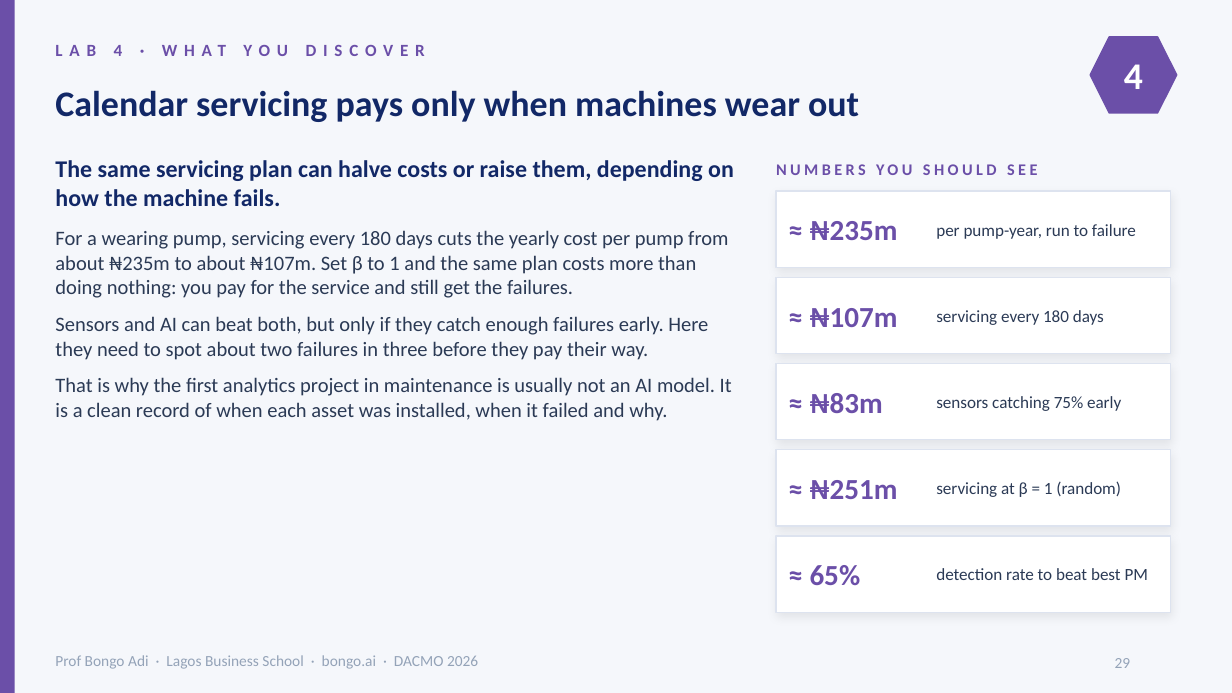
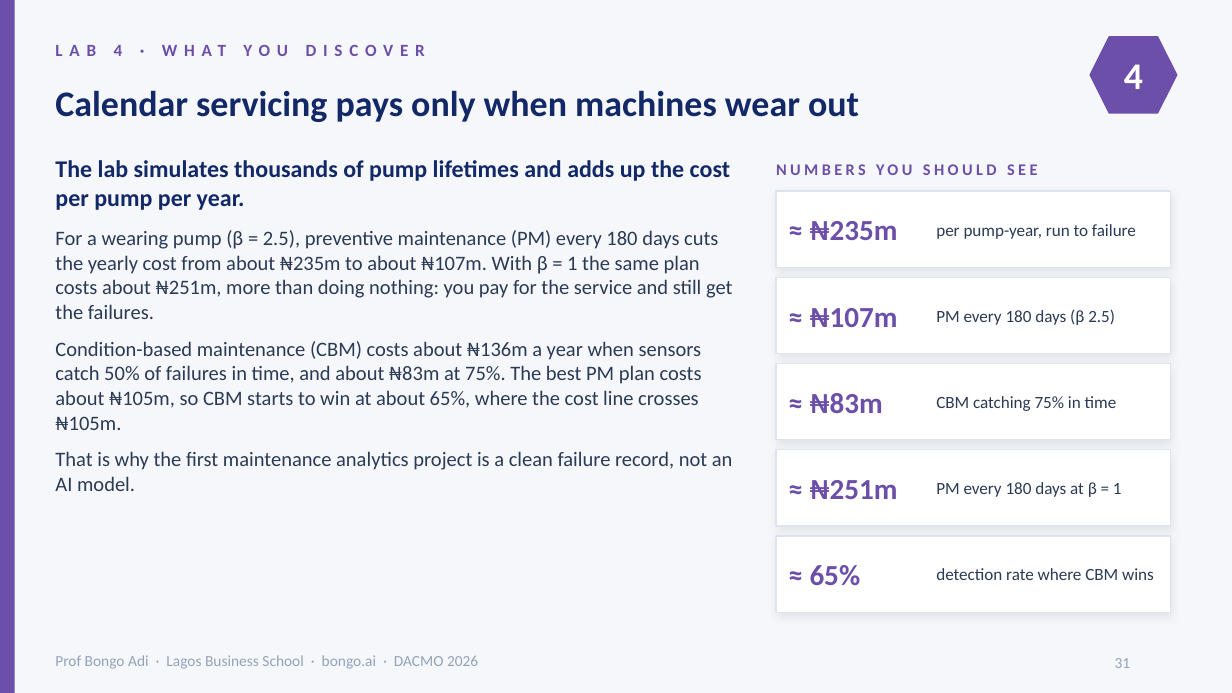
Before and after one commit to adibongo/dacmo-operations-analytics, a slide deck: slide 31 of downloads/DACMO-Participant-Slides.pptx (slide 29 before the commit). Drawn at 1232x693 pixels with LibreOffice and Linux fonts; fonts in the diff are those of the drawing; background and template pictures are left out. Boxes give left, top, right and bottom in pixels: in the first picture for what was removed or moved away, otherwise in the second. Text is boxed around its words. In the diff, an @@ line names an element or a change of style, - is before the commit and + after.

```diff
--- a/downloads/DACMO-Participant-Slides.pptx
+++ b/downloads/DACMO-Participant-Slides.pptx
@@ text at box(55, 160, 733, 491): text changed @@
-The same servicing plan can halve costs or raise them, depending on how the machine fails.
-For a wearing pump, servicing every 180 days cuts the yearly cost per pump from about ₦235m to about ₦107m. Set β to 1 and the same plan costs more than doing nothing: you pay for the service and still get the failures.
-Sensors and AI can beat both, but only if they catch enough failures early. Here they need to spot about two failures in three before they pay their way.
-That is why the first analytics project in maintenance is usually not an AI model. It is a clean record of when each asset was installed, when it failed and why.
+The lab simulates thousands of pump lifetimes and adds up the cost per pump per year.
+For a wearing pump (β = 2.5), preventive maintenance (PM) every 180 days cuts the yearly cost from about ₦235m to about ₦107m. With β = 1 the same plan costs about ₦251m, more than doing nothing: you pay for the service and still get the failures.
+Condition-based maintenance (CBM) costs about ₦136m a year when sensors catch 50% of failures in time, and about ₦83m at 75%. The best PM plan costs about ₦105m, so CBM starts to win at about 65%, where the cost line crosses ₦105m.
+That is why the first maintenance analytics project is a clean failure record, not an AI model.
@@ text at box(936, 309, 1115, 325): text changed @@
-servicing every 180 days
+PM every 180 days (β 2.5)
@@ text at box(936, 396, 1117, 411): text changed @@
-sensors catching 75% early
+CBM catching 75% in time
@@ text at box(936, 482, 1122, 497): text changed @@
-servicing at β = 1 (random)
+PM every 180 days at β = 1
@@ text at box(936, 568, 1154, 580): text changed @@
-detection rate to beat best PM
+detection rate where CBM wins
@@ page number at box(1115, 658, 1131, 668): text changed @@
-29
+31
```
Also in this commit, not shown: 21 other slides changed, 2 slides added, 7 other files.
